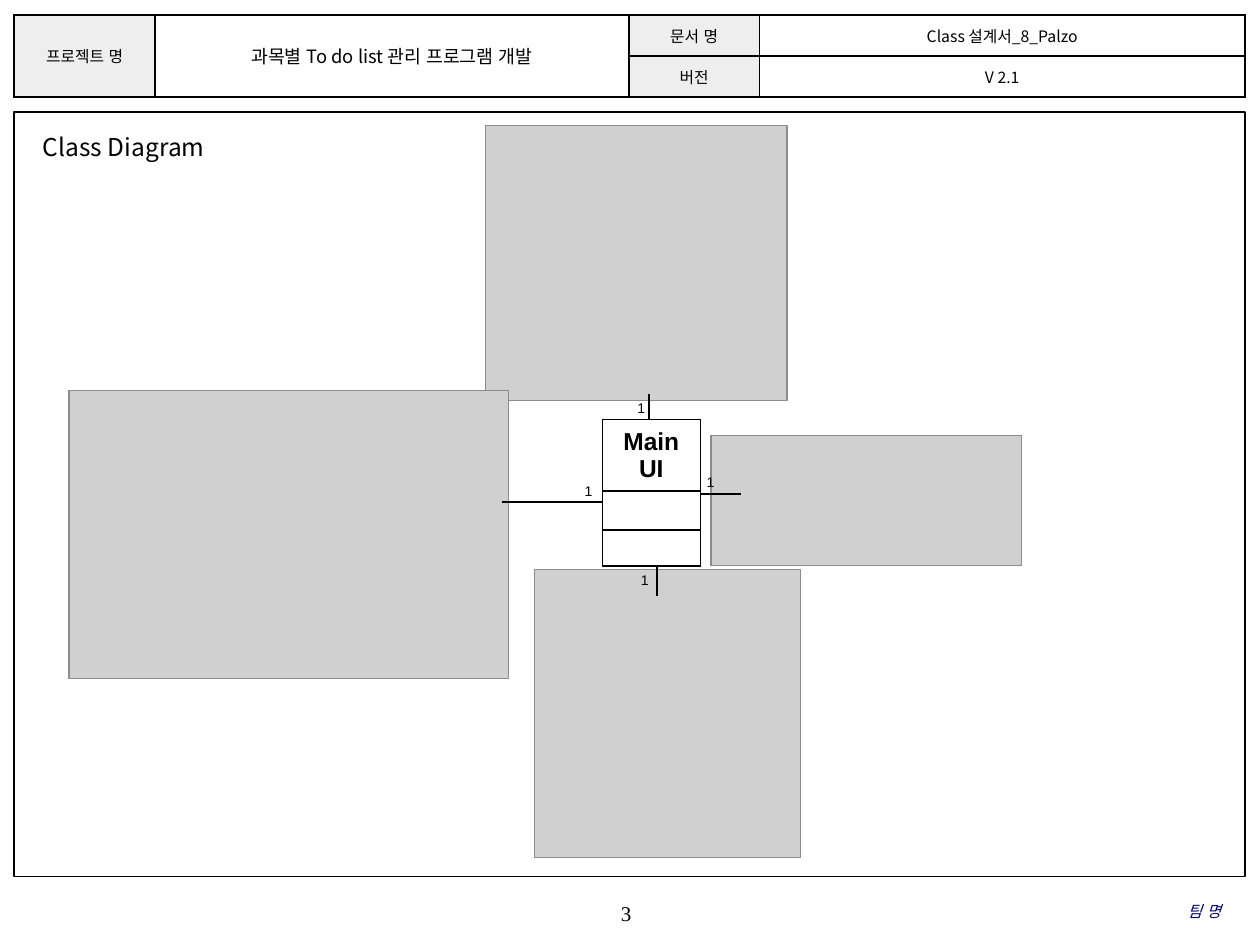
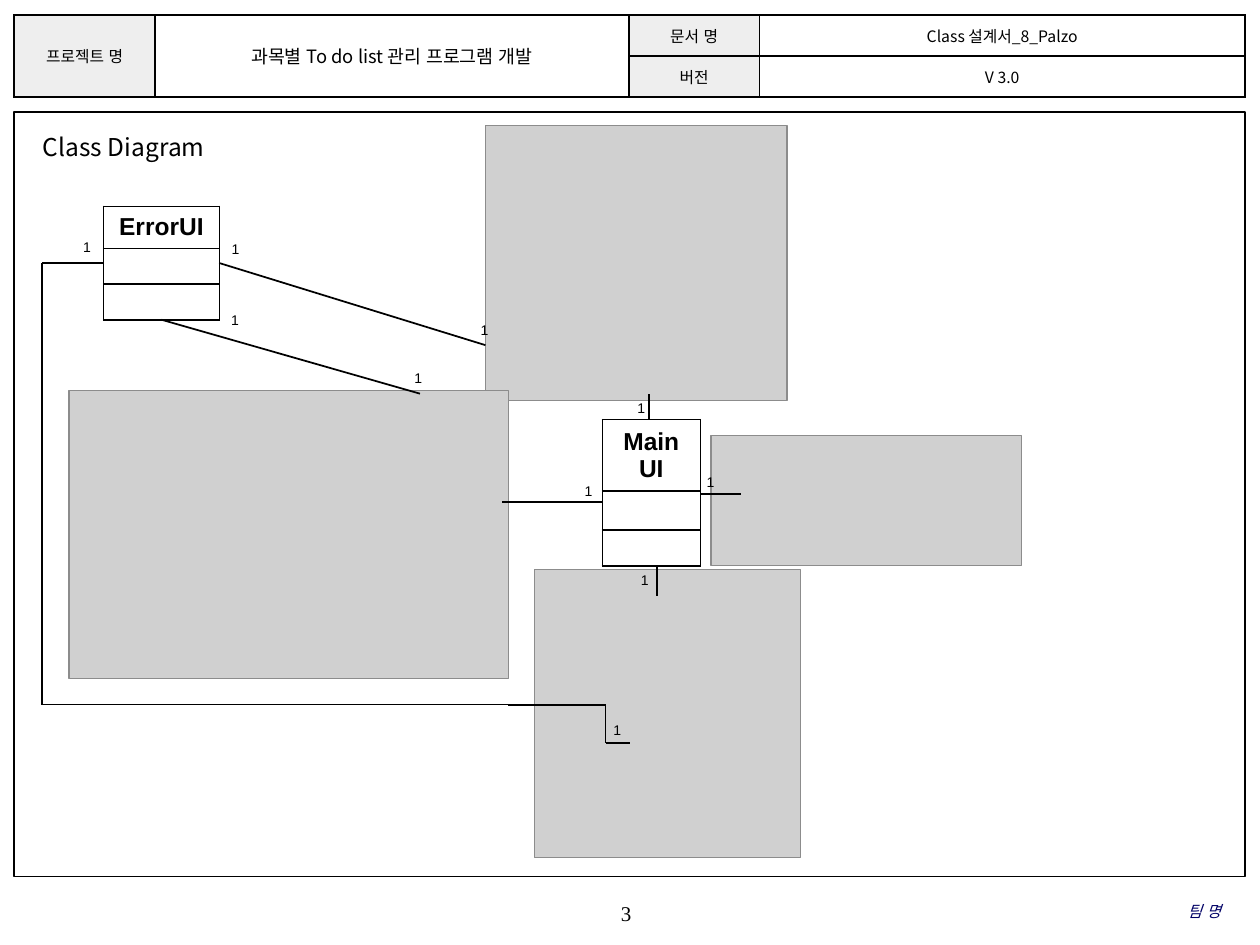
Before and after one commit to SMU-SE-Admin/18-1_8_PALZO_Doc, a slide deck: slide 3 of 03 설계/Class 설계서_8_Palzo.pptx. Drawn at 1260x945 pixels with LibreOffice and Linux fonts; fonts in the diff are those of the drawing; grey boxes stand for pictures; background and template pictures are left out. Boxes give left, top, right and bottom in pixels: in the first picture for what was removed or moved away, otherwise in the second. Text is boxed around its words. In the diff, an @@ line names an element or a change of style, - is before the commit and + after.

```diff
--- a/03 설계/Class 설계서_8_Palzo.pptx
+++ b/03 설계/Class 설계서_8_Palzo.pptx
@@ table at (14,15,1245,97) @@
-row 2, column 4: V 2.1
+row 2, column 4: V 3.0
@@ table added at (103,207,219,320), 3 rows, 1 columns @@
+ErrorUI
+
+
@@ line added from (103, 263) to (42, 263), #000000 1 pt @@
@@ line added from (42, 263) to (42, 704), #000000 1 pt @@
@@ text added at (83,242,91,252), 8 pt, text #000000 @@
+1
@@ line added from (485, 345) to (219, 263), #000000 1 pt @@
@@ text added at (232,244,240,254), 8 pt, text #000000 @@
+1
@@ line added from (420, 393) to (161, 320), #000000 1 pt @@
@@ text added at (231,315,239,325), 8 pt, text #000000 @@
+1
@@ text added at (481,324,489,339), 8 pt, text #000000 @@
+1
@@ text added at (414,373,422,383), 8 pt, text #000000 @@
+1
@@ line added from (42, 704) to (508, 704), #000000 0.75 pt @@
@@ line added from (508, 704) to (606, 704), #000000 1 pt @@
@@ line added from (606, 704) to (606, 743), #000000 0.75 pt @@
@@ line added from (606, 743) to (630, 743), #000000 1 pt @@
@@ text added at (613,725,621,735), 8 pt, text #000000 @@
+1
```
Also in this commit, not shown: 10 other slides changed, 2 slides added, 2 slides removed.
